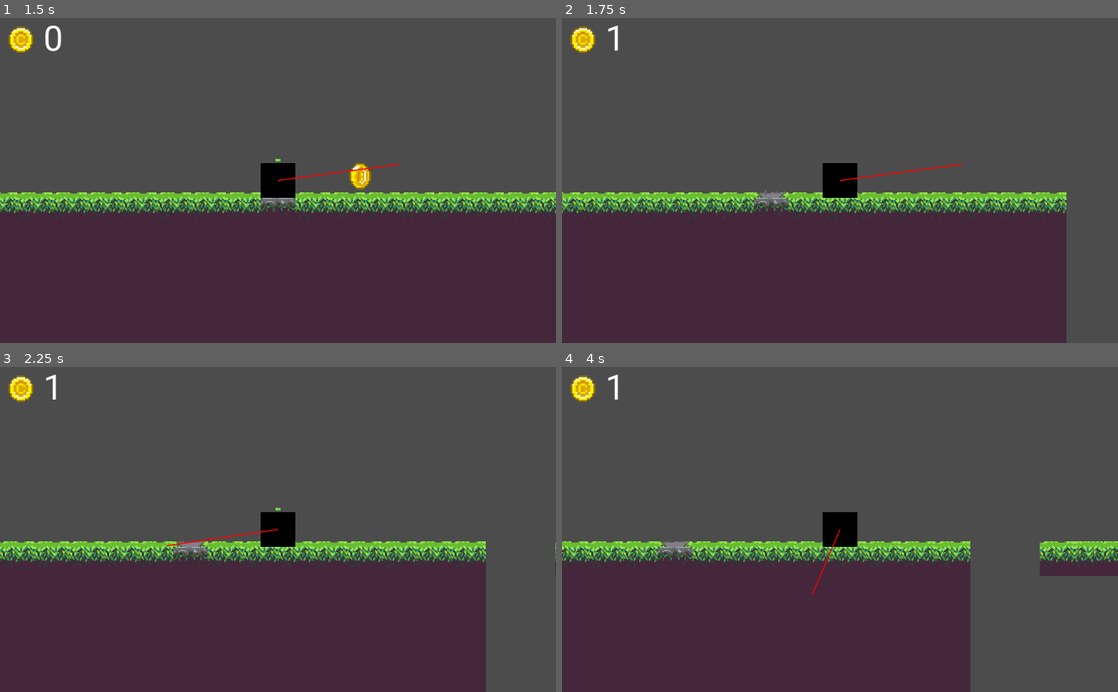
Above: before the commit, frames 1-4 (two rows, left to right).
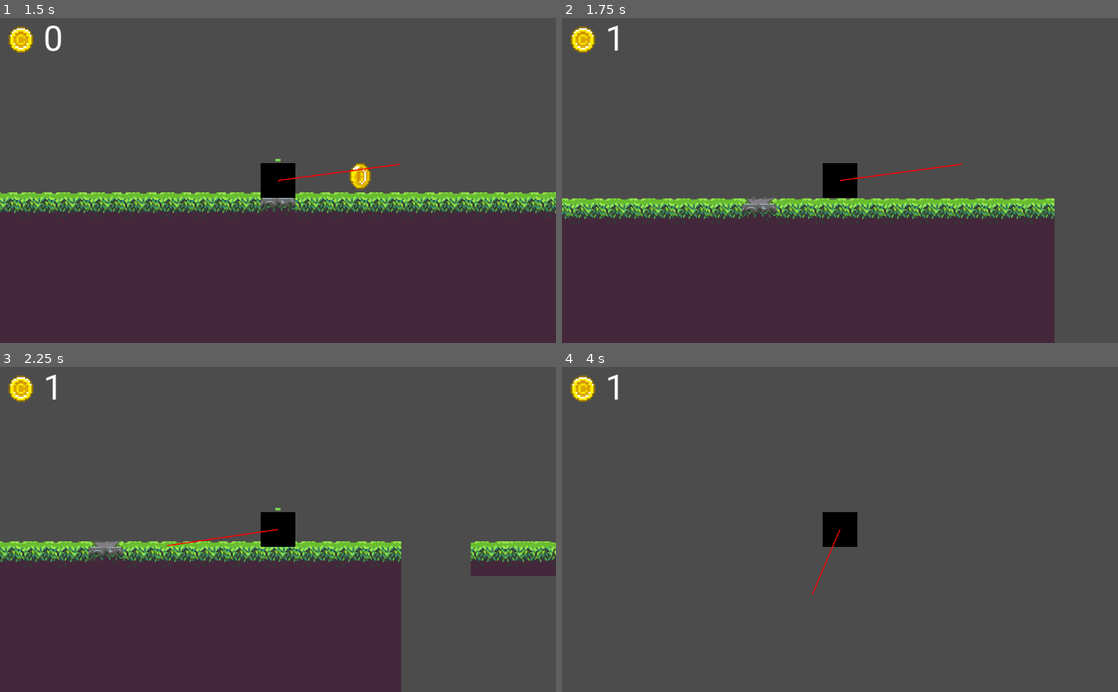
Above: after the commit, the same moments.

Repository: mariothedog/Game-Off-2019-Entry
Game: Godot game, scene res://Scenes/Main Menu.tscn
The game is run twice, just before and just after one commit, with the same random seed, the same clock (stepped at 60 frames per second) and the same inputs.
Inputs (mouse positions are in pixels of both pictures, inside the frame that each line leads up to):
- Up to frame 1 (1.5 s): click (278, 258) at 0.5 s; move the mouse to (400, 164) at 1.27 s; hold Space (low_gravity, bound only after the commit) from 1.28 s (still down); click (400, 164) at 1.42 s
- Up to frame 2 (1.75 s): keep holding Space (low_gravity, bound only after the commit); click (962, 164) at 1.52 s
- Up to frame 3 (2.25 s): move the mouse to (166, 545) at 2.02 s; release Space (low_gravity, bound only after the commit) at 2.03 s; tap Space (low_gravity, bound only after the commit) at 2.1 s; click (166, 545) at 2.17 s
- Up to frame 4 (4 s): click (728, 545) at 2.27 s; move the mouse to (895, 458) at 2.77 s; hold Space (low_gravity, bound only after the commit) 2.78-3.53 s; click (895, 458) at 2.92 s; move the mouse to (812, 594) at 3.52 s; tap Space (low_gravity, bound only after the commit) at 3.6 s; click (812, 594) at 3.67 s; click (812, 594) at 3.77 s

Frame 1 is identical in both runs. In frame 2, 6.7% of the frame differs, in the area x 0-91%, y 52-100%; in frame 3, 10%; in frame 4, 35%, in the area x 0-100%, y 53-100%.

Commit message:
Low gravity merge

Diff:
--- a/Code/Level.gd
+++ b/Code/Level.gd
@@ -6,6 +6,7 @@
 	$Transition.interpolate_property(self, "modulate", Color(1, 1, 1, 0), Color(1, 1, 1, 1), 0.2,
 	Tween.TRANS_LINEAR, Tween.EASE_IN_OUT)
 	$Transition.start()
+	$Player.set_low_gravity_skill(true)
 
 func _draw(): # For debugging
 	var mouse_pos = get_global_mouse_position()
--- a/Code/Player.gd
+++ b/Code/Player.gd
@@ -8,9 +8,17 @@
 export var GRAVITY = Vector2(0, 1300)
 export var GROUND_RESISTANCE = 0.11
 export var AIR_RESISTANCE = 0.01
+export var LOW_GRAVITY = Vector2(0, 400)
 
 var hold_duration = 0
 var velocity = Vector2()
+var is_low_gravity = false
+var gravity_moment = GRAVITY #gravity active
+var can_low_gravity = false #only can if skill activate.
+
+#to set skill outside this class
+func set_low_gravity_skill(a):
+	can_low_gravity = a
 
 var jump_particles = preload("res://Scenes/Jump Particles.tscn")
 
@@ -28,15 +36,30 @@
 	if $"Jump Bar".value >= 100:
 		emit_signal("jump", hold_duration)
 		hold_duration = 0
+		if is_low_gravity and $timer_low_gravity.is_stopped():
+			print("holaaa")
+			$timer_low_gravity.start()
 
 func _input(event):
 	if event is InputEventMouseButton:
 		if event.button_index == BUTTON_LEFT and not event.is_pressed() and is_on_floor():
 			emit_signal("jump", hold_duration)
 			hold_duration = 0
+			if is_low_gravity and $timer_low_gravity.is_stopped():
+				$timer_low_gravity.start()
+
+	var pressed = Input.is_action_pressed("low_gravity")
+	if pressed and can_low_gravity:
+		gravity_moment = LOW_GRAVITY
+		is_low_gravity = true
+	elif pressed and is_low_gravity:
+		#The player can stop its skill
+		gravity_moment = GRAVITY
+		is_low_gravity = false
+		$timer_low_gravity.stop()
 
 func movement(delta):
-	velocity += GRAVITY * delta
+	velocity += gravity_moment * delta
 
 	if is_on_floor():
 		velocity.x = lerp(velocity.x, 0, GROUND_RESISTANCE)
@@ -47,6 +70,13 @@
 
 func animate():
 	pass
+
+#Timeout that controls the low gravity
+#This sets the length of time this skill
+func _on_low_gravity_timeout():
+	gravity_moment = GRAVITY
+	is_low_gravity = false
+	print("caracola")
 
 func pickup_coin(body):
 	if body.name == "Player":
--- a/Scenes/Player.tscn
+++ b/Scenes/Player.tscn
@@ -30,4 +30,8 @@
 rect_scale = Vector2( 0.32, 0.4 )
 texture_progress = ExtResource( 3 )
 
+[node name="timer_low_gravity" type="Timer" parent="."]
+wait_time = 5.0
+one_shot = true
+
 [connection signal="jump" from="." to="." method="_on_Player_jump"]
--- a/project.godot
+++ b/project.godot
@@ -53,6 +53,11 @@
 "events": [ Object(InputEventMouseButton,"resource_local_to_scene":false,"resource_name":"","device":0,"alt":false,"shi …(212 unchanged characters)…
  ]
 }
+low_gravity={
+"deadzone": 0.5,
+"events": [ Object(InputEventKey,"resource_local_to_scene":false,"resource_name":"","device":0,"alt":false,"shift":false,"control":false,"meta":false,"command":false,"pressed":false,"scancode":32,"unicode":0,"echo":false,"script":null)
+ ]
+}
 
 [rendering]
 
